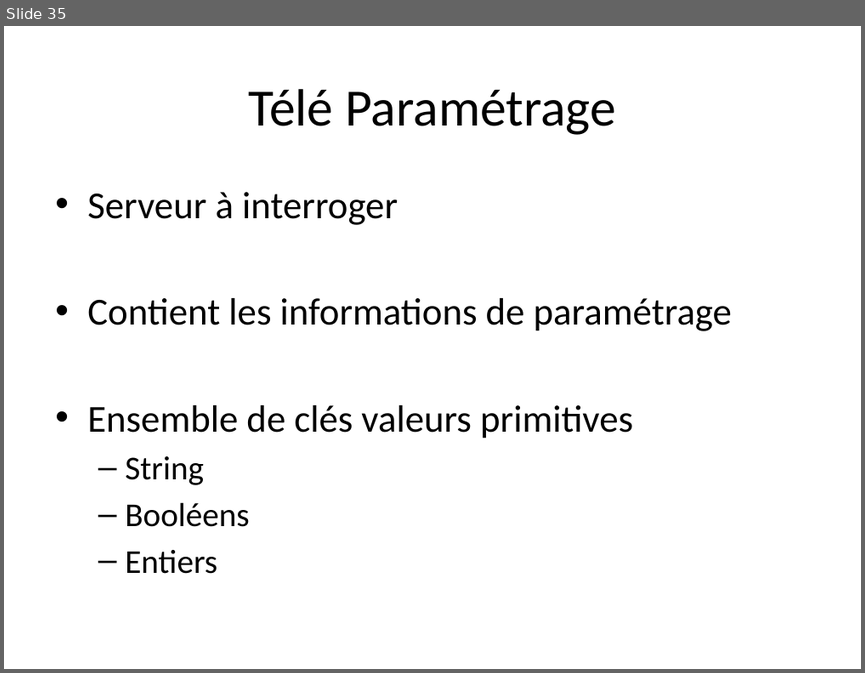
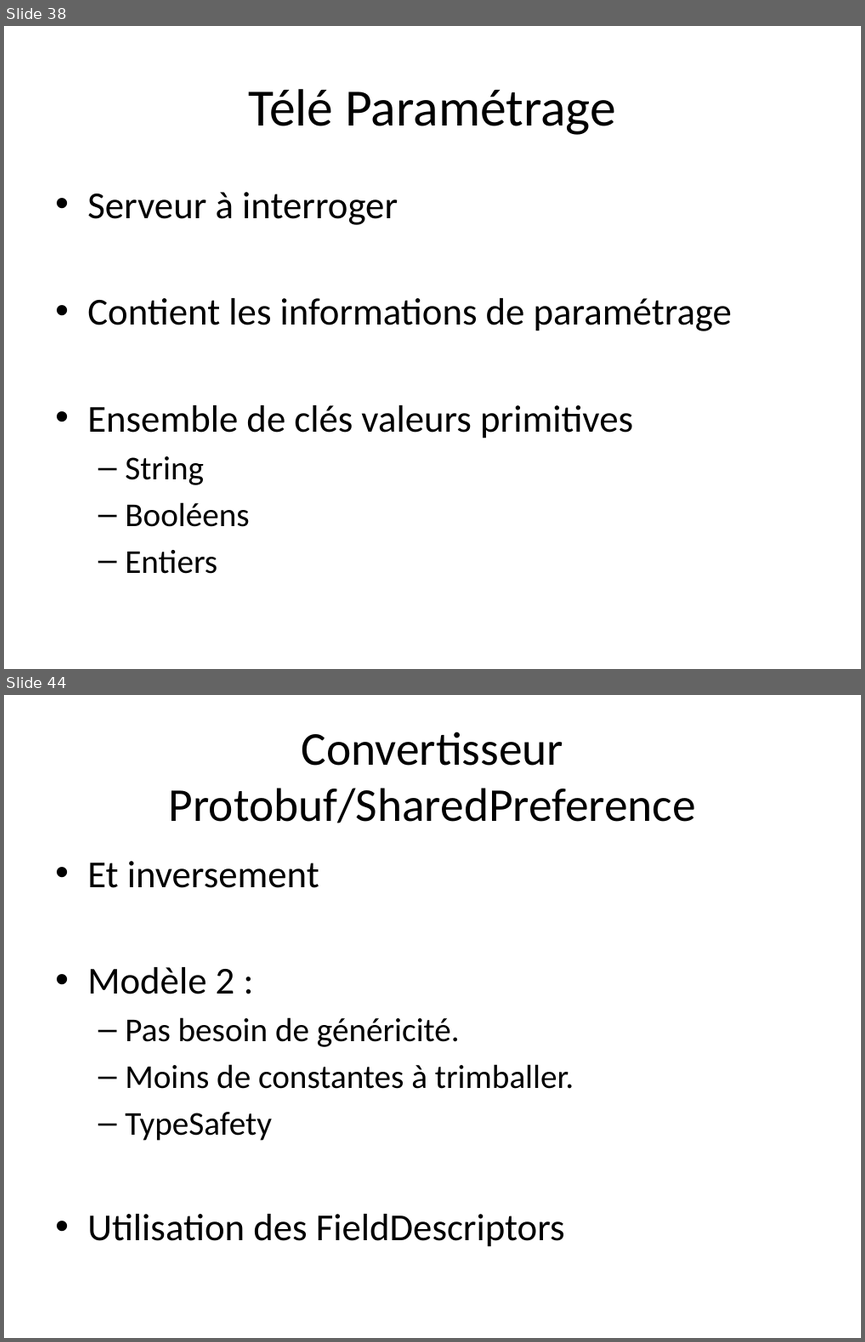
Before and after one commit to TheCopycat/protobuf-powered-android, a slide deck: protobuf-powered.pptx. Shown one above the other, each under a label of ours: slide 35 before the commit, slides 38 and 44 after it; the slides between them are not shown. The pictures are 865x673 and 865x1342 pixels, drawn with LibreOffice and Linux fonts; fonts in the diff are those of the drawing. Boxes give left, top, right and bottom in pixels: in the first picture for what was removed or moved away, otherwise in the second. Text is boxed around its words. In the diff, an @@ line names an element or a change of style, - is before the commit and + after.

```diff
--- a/protobuf-powered.pptx
+++ b/protobuf-powered.pptx
@@ slide 44 added at (4,695,861,1338), background #FFFFFF @@
@@ title added at (169,732,696,823), 39.6 pt, text #000000 @@
+Convertisseur Protobuf/SharedPreference
@@ text added at (87,861,574,1247), 28 pt, text #000000 @@
+• Et inversement
+• Modèle 2 :
+  – Pas besoin de généricité.
+  – Moins de constantes à trimballer.
+  – TypeSafety
+• Utilisation des FieldDescriptors
@@ what was slide 35 is now slide 38 @@
```
Also in this commit, not shown: 3 slides changed, 11 other slides added, 3 slides removed.
